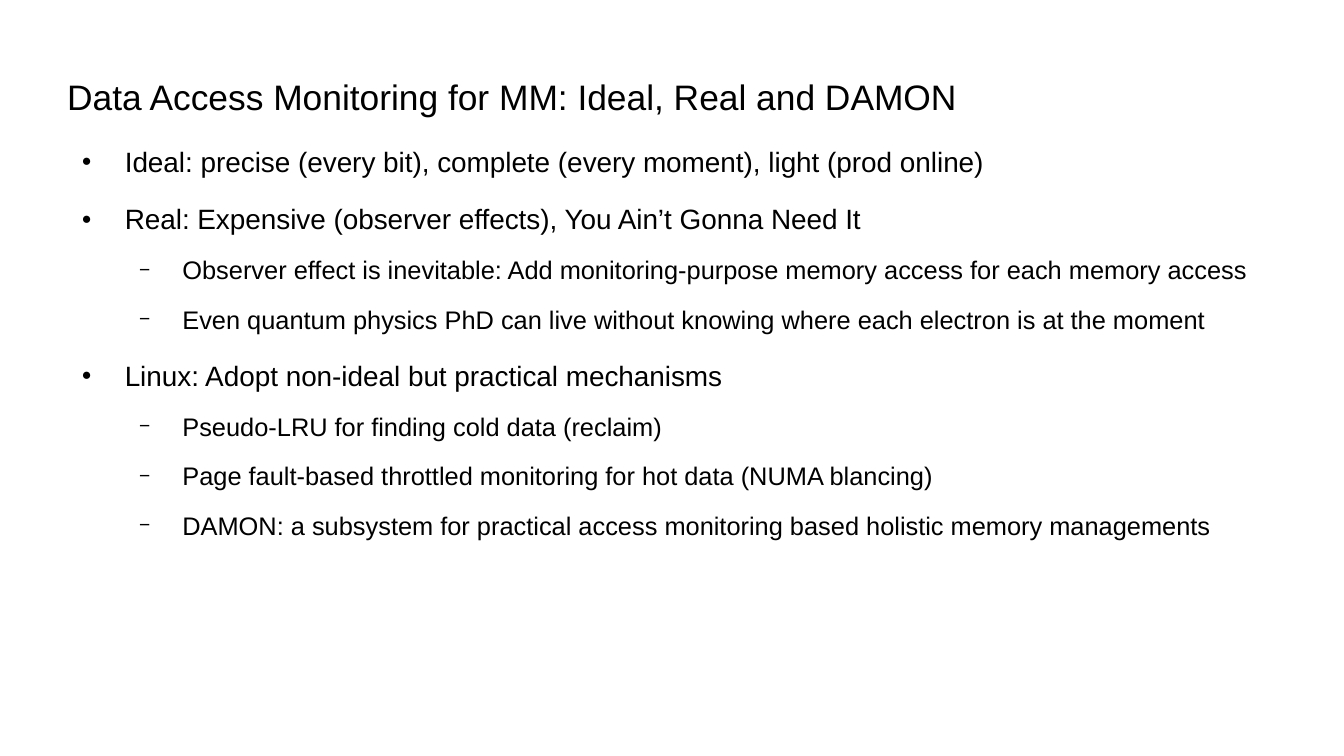
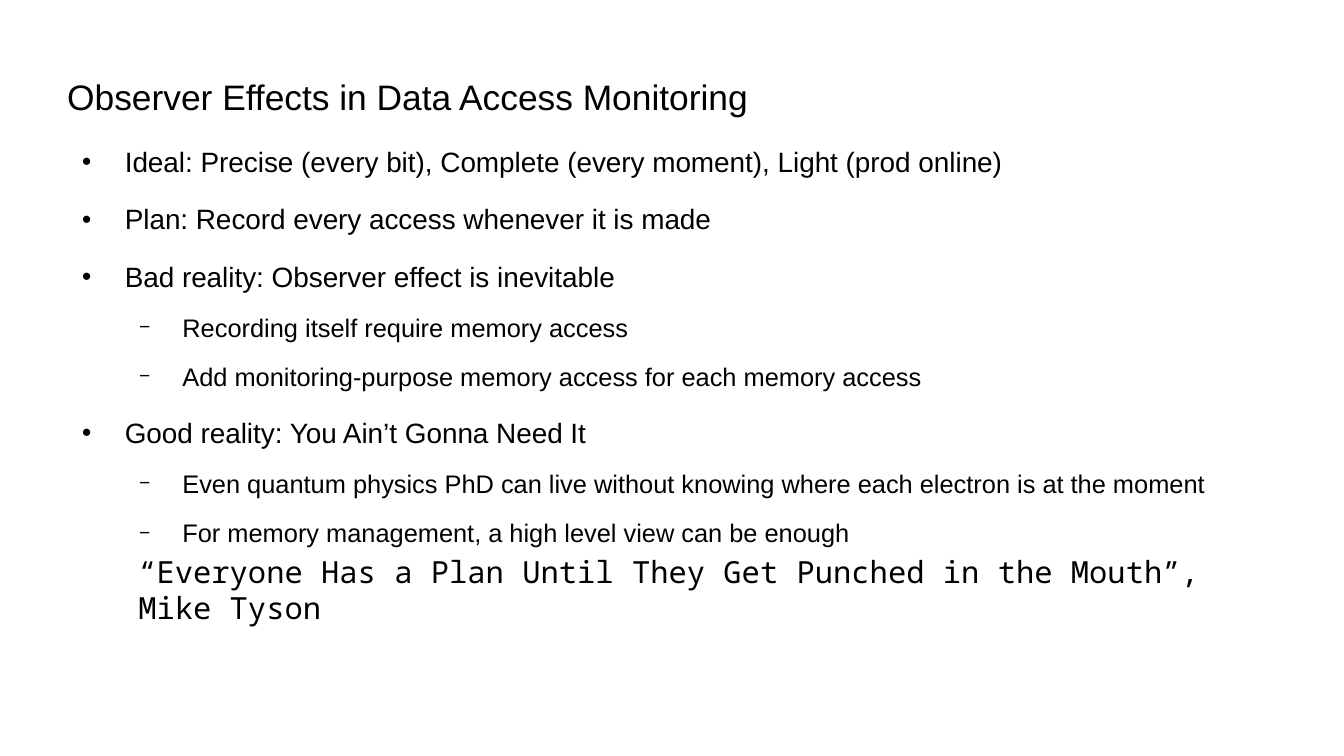
Before and after one commit to damonitor/talks, a slide deck: slide 15 of 2025/kernel_recipes/damon_kernel_recipes2025.odp (slide 6 before the commit). Drawn at 1344x756 pixels with LibreOffice and Linux fonts; fonts in the diff are those of the drawing. Boxes give left, top, right and bottom in pixels: in the first picture for what was removed or moved away, otherwise in the second. Text is boxed around its words. In the diff, an @@ line names an element or a change of style, - is before the commit and + after.

```diff
--- a/2025/kernel_recipes/damon_kernel_recipes2025.odp
+++ b/2025/kernel_recipes/damon_kernel_recipes2025.odp
@@ title at <box>67,84,748,117</box>: text changed @@
-Data Access Monitoring for MM: Ideal, Real and DAMON
+Observer Effects in Data Access Monitoring
@@ text at <box>125,151,1002,448</box>: text changed @@
-● Ideal: precise (every bit), complete (every moment), light (prod online)
-● Real: Expensive (observer effects), You Ain’t Gonna Need It
-  − Observer effect is inevitable: Add monitoring-purpose memory access for each memory access
+● Ideal: Precise (every bit), Complete (every moment), Light (prod online)
+● Plan: Record every access whenever it is made
+● Bad reality: Observer effect is inevitable
+  − Recording itself require memory access
+  − Add monitoring-purpose memory access for each memory access
+● Good reality: You Ain’t Gonna Need It
@@ text at <box>182,523,850,548</box>: text changed @@
-● Linux: Adopt non-ideal but practical mechanisms
-  − Pseudo-LRU for finding cold data (reclaim)
-  − Page fault-based throttled monitoring for hot data (NUMA blancing)
-  − DAMON: a subsystem for practical access monitoring based holistic memory managements
+  − For memory management, a high level view can be enough
@@ text added at <box>138,560,1199,627</box>, 18 pt, text #000000 @@
+“Everyone Has a Plan Until They Get Punched in the Mouth”, Mike Tyson
```
Also in this commit, not shown: 15 other slides changed, 15 slides added, 1 slide removed, 1 other file.
